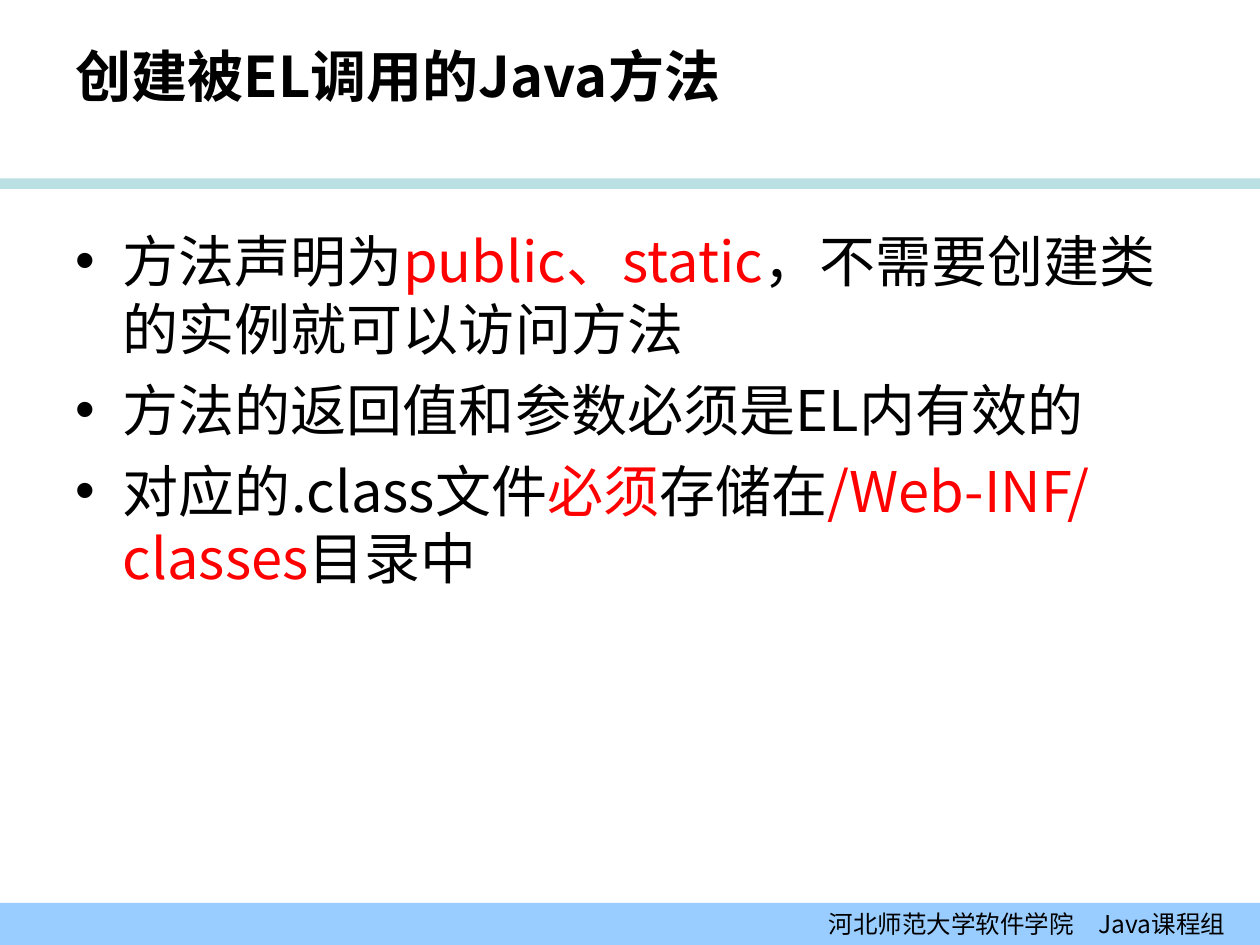
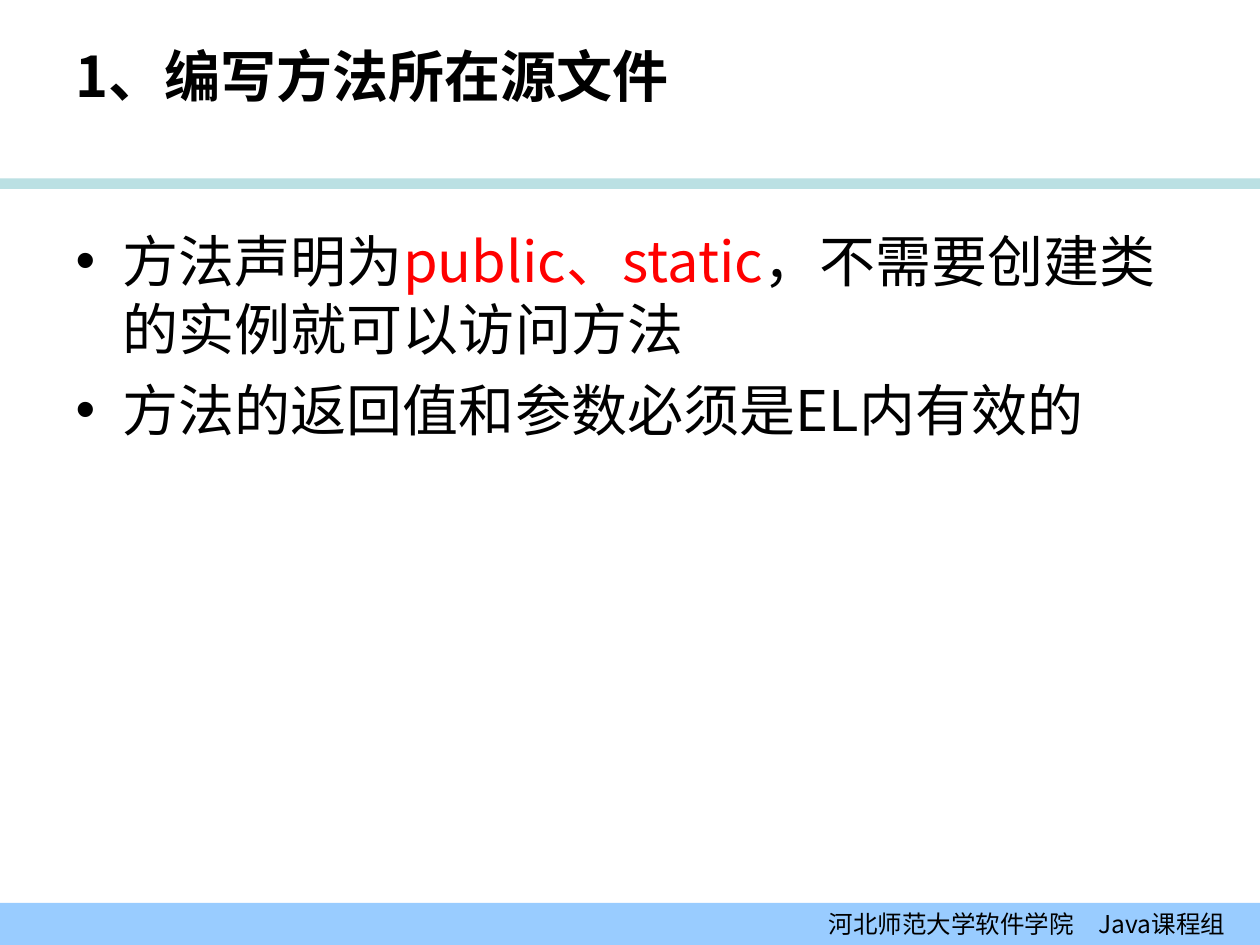
Before and after one commit to edu2act/course-JavaEE, a slide deck: slide 22 of 课程PPT/04-02_表达式语言（EL）.ppt. Drawn at 1260x945 pixels with LibreOffice and Linux fonts; fonts in the diff are those of the drawing; background and template pictures are left out. Boxes give left, top, right and bottom in pixels: in the first picture for what was removed or moved away, otherwise in the second. Text is boxed around its words. In the diff, an @@ line names an element or a change of style, - is before the commit and + after.

```diff
--- a/课程PPT/04-02_表达式语言（EL）.ppt
+++ b/课程PPT/04-02_表达式语言（EL）.ppt
@@ title at (x1=76, y1=48, x2=669, y2=102): text changed @@
-创建被EL调用的Java方法
+1、编写方法所在源文件
@@ text at (x1=123, y1=464, x2=1090, y2=584): paragraph removed @@
-• 对应的.class文件必须存储在/Web-INF/classes目录中
```
Also in this commit, not shown: 15 other slides changed, 2 slides added, 2 slides removed, 23 other files.
